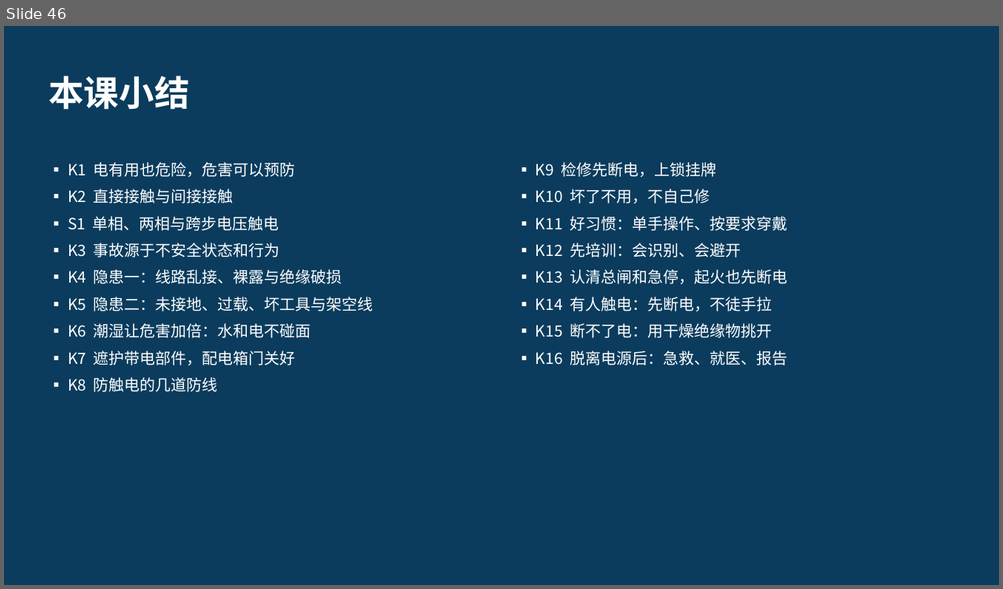
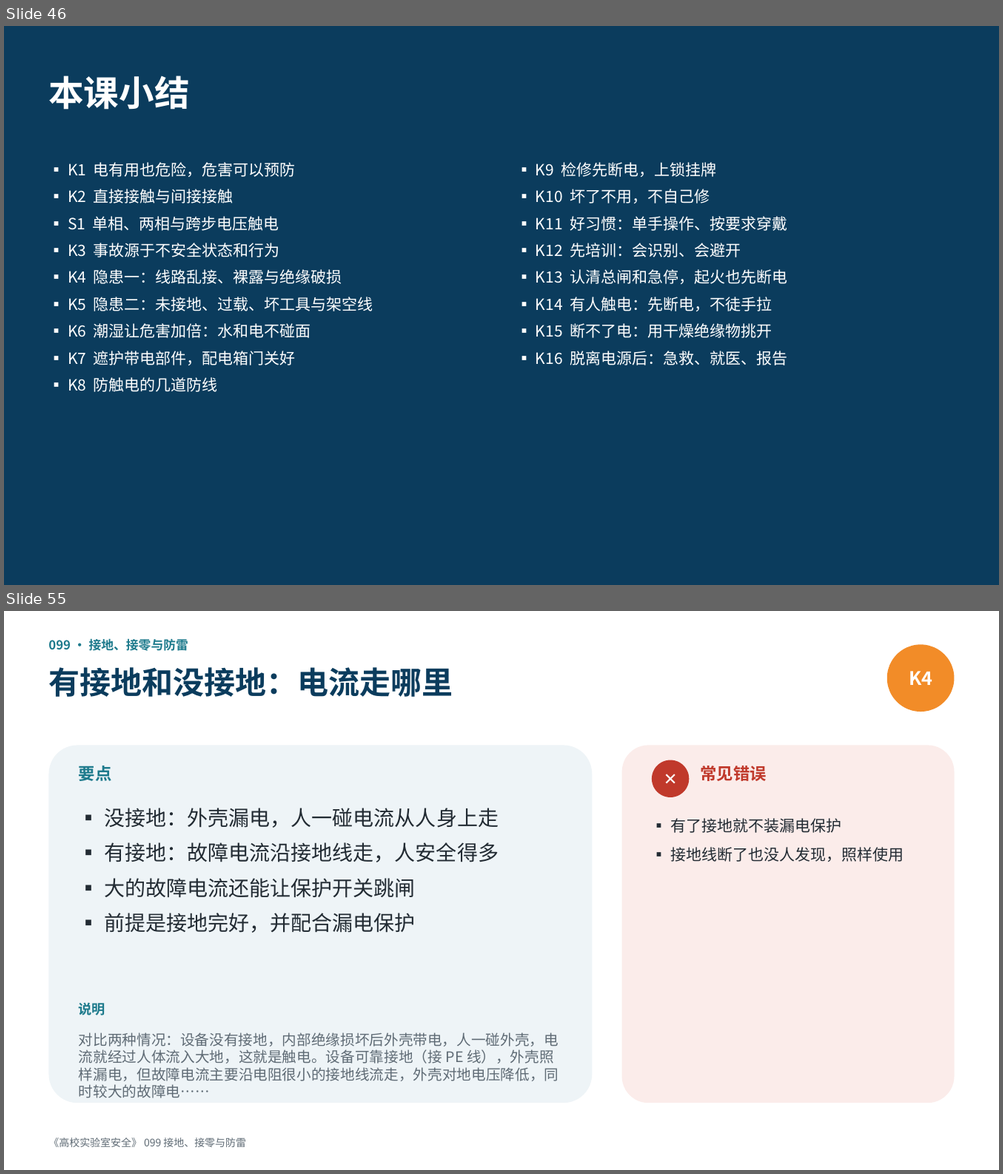
Before and after one commit to hanrongwx-max/videoyoutubo, a slide deck: course/高校实验室安全/课件/第8章_电气安全.pptx. Shown one above the other, each under a label of ours: slide 46 before the commit, slides 46 and 55 after it; the slides between them are not shown. The pictures are 1003x589 and 1003x1174 pixels, drawn with LibreOffice and Linux fonts; fonts in the diff are those of the drawing. Boxes give left, top, right and bottom in pixels: in the first picture for what was removed or moved away, otherwise in the second. Text is boxed around its words. In the diff, an @@ line names an element or a change of style, - is before the commit and + after.

```diff
--- a/course/高校实验室安全/课件/第8章_电气安全.pptx
+++ b/course/高校实验室安全/课件/第8章_电气安全.pptx
@@ slide 55 added at <box>4,611,999,1170</box>, background #FFFFFF @@
@@ text added at <box>48,638,188,651</box>, 12 pt, text #1D7A8C, bold @@
+099 · 接地、接零与防雷
@@ ellipse added at <box>887,644,954,712</box>, fill #F28C28, 18 pt, text #FFFFFF, bold @@
+K4
@@ text added at <box>48,667,452,697</box>, 30 pt, text #0B3C5D, bold @@
+有接地和没接地：电流走哪里
@@ rounded rectangle added at <box>48,745,592,1103</box>, fill #EEF4F7 @@
@@ text added at <box>79,766,112,781</box>, 16 pt, text #1D7A8C, bold @@
+要点
@@ rounded rectangle added at <box>622,745,954,1103</box>, fill #FBECEA @@
@@ ellipse added at <box>652,760,689,797</box>, fill #C0392B, 16 pt, text #FFFFFF, bold @@
+✕
@@ text added at <box>700,766,765,781</box>, 16 pt, text #C0392B, bold @@
+常见错误
@@ text added at <box>104,808,498,933</box>, 20 pt, text #222B33 @@
+▪ 没接地：外壳漏电，人一碰电流从人身上走
+▪ 有接地：故障电流沿接地线走，人安全得多
+▪ 大的故障电流还能让保护开关跳闸
+▪ 前提是接地完好，并配合漏电保护
@@ text added at <box>671,818,904,862</box>, 15 pt, text #222B33 @@
+▪ 有了接地就不装漏电保护
+▪ 接地线断了也没人发现，照样使用
@@ text added at <box>79,1003,105,1016</box>, 13 pt, text #1D7A8C, bold @@
+说明
@@ text added at <box>79,1033,559,1082</box>, 14 pt, text #5F6B75 @@
+对比两种情况：设备没有接地，内部绝缘损坏后外壳带电，人一碰外壳，电流就经过人体流入大地，这就是触电。设备可靠接地（接 PE 线），外壳照样漏电，但故障电流主要沿电阻很小的接地线流走，外壳对地电压降低，同时较大的故障电……
@@ text added at <box>48,1138,246,1147</box>, 10 pt, text #5F6B75 @@
+《高校实验室安全》 099 接地、接零与防雷
```
Also in this commit, not shown: 21 other slides added, 2 other files.
